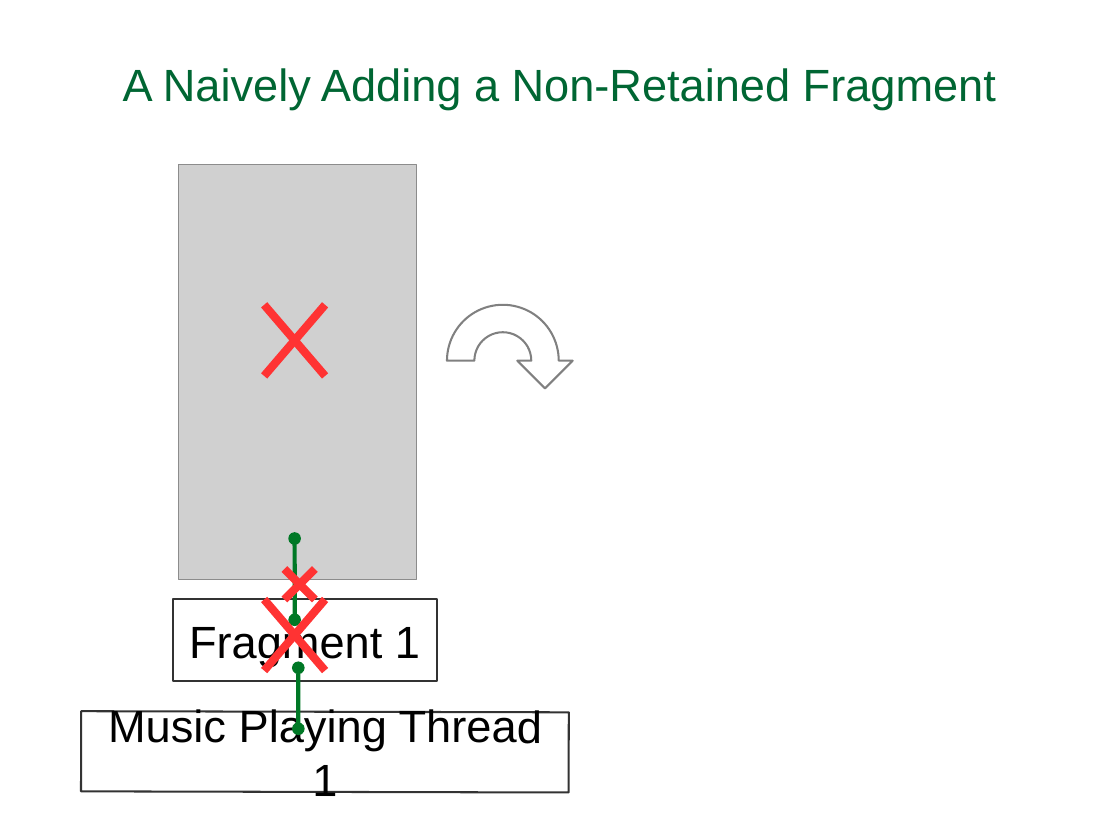
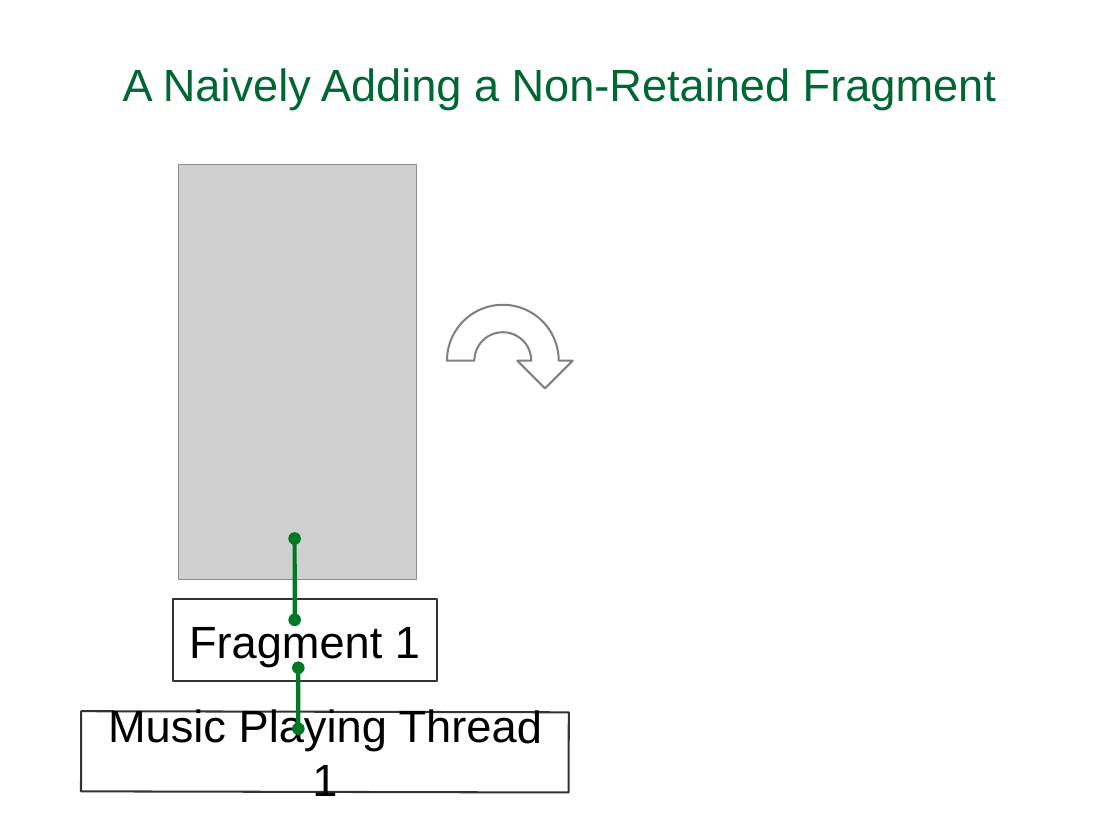
Before and after one commit to flocela/RFragmentWithThread, a slide deck: slide 5 of RFragmentWithThread.odp. Drawn at 1120x840 pixels with LibreOffice and Linux fonts; fonts in the diff are those of the drawing; grey boxes stand for pictures. Boxes give left, top, right and bottom in pixels: in the first picture for what was removed or moved away, otherwise in the second. Text is boxed around its words. In the diff, an @@ line names an element or a change of style, - is before the commit and + after.

Commit message:
updates on presentation.

```diff
--- a/RFragmentWithThread.odp
+++ b/RFragmentWithThread.odp
@@ line removed from (325, 305) to (264, 376) @@
@@ line removed from (264, 305) to (325, 376) @@
@@ line removed from (315, 569) to (285, 600) @@
@@ line removed from (285, 569) to (315, 600) @@
@@ line removed from (325, 600) to (264, 671) @@
@@ line removed from (264, 600) to (325, 671) @@
```
Also in this commit, not shown: 1 other slide changed, 3 slides added, 1 slide removed, 1 other file.
